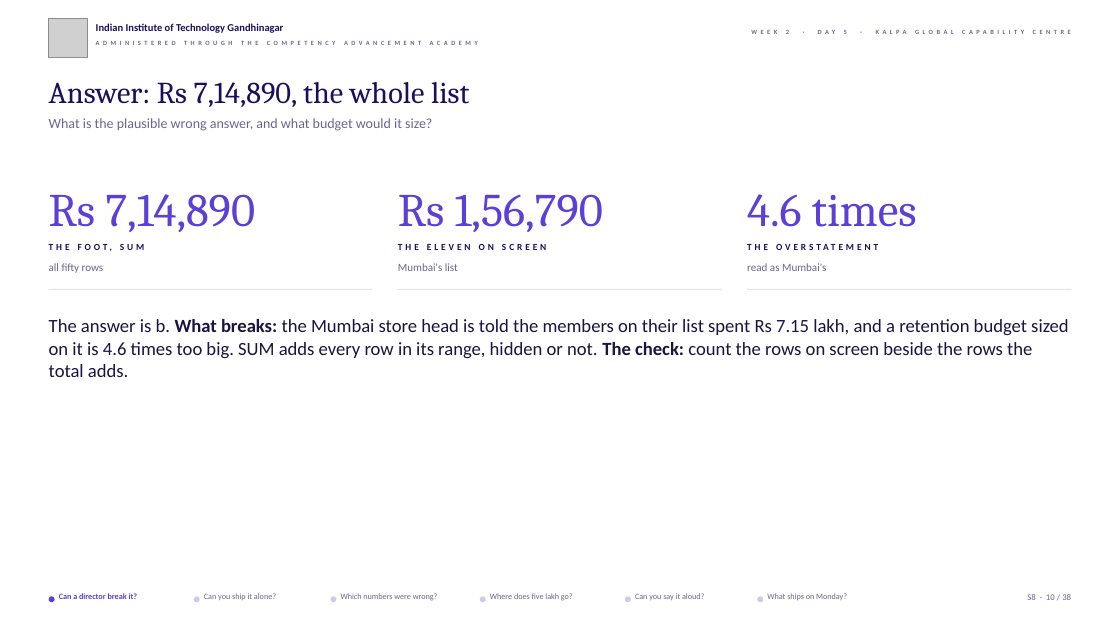
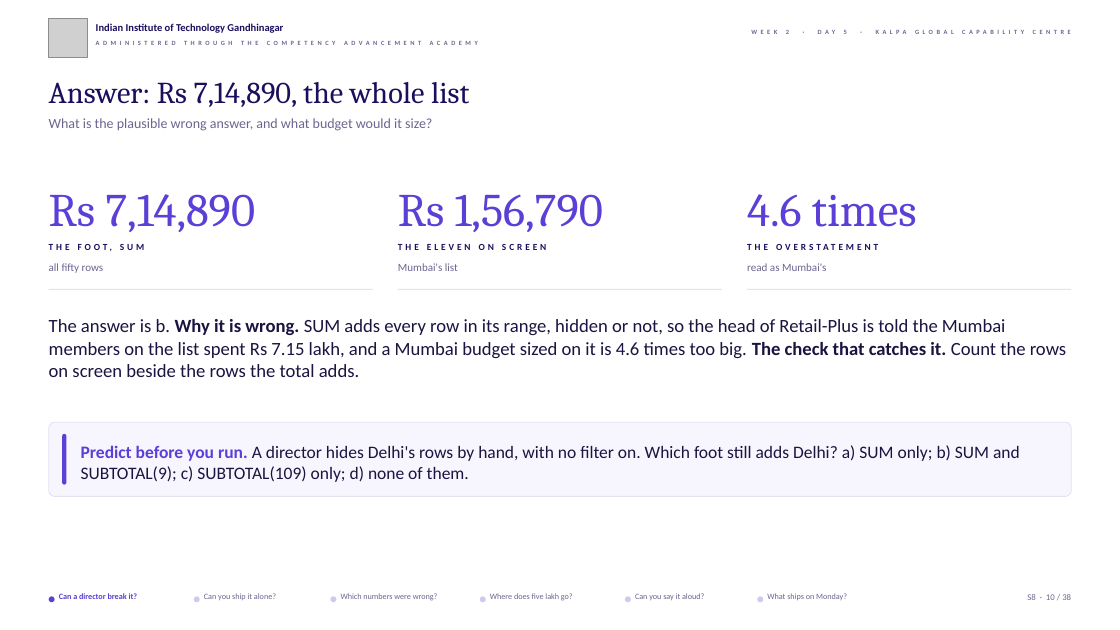
Before and after one commit to fde-academy-lab/c2-content-factory, a slide deck: slide 10 of content/W02/D5/slides/C2_W02_D05_half2_STUDENT.pptx. Drawn at 1120x630 pixels with LibreOffice and Linux fonts; fonts in the diff are those of the drawing; grey boxes stand for pictures; background and template pictures are left out. Boxes give left, top, right and bottom in pixels: in the first picture for what was removed or moved away, otherwise in the second. Text is boxed around its words. In the diff, an @@ line names an element or a change of style, - is before the commit and + after.

```diff
--- a/content/W02/D5/slides/C2_W02_D05_half2_STUDENT.pptx
+++ b/content/W02/D5/slides/C2_W02_D05_half2_STUDENT.pptx
@@ text at box(49, 319, 1066, 377): text changed @@
-The answer is b. What breaks: the Mumbai store head is told the members on their list spent Rs 7.15 lakh, and a retention budget sized on it is 4.6 times too big. SUM adds every row in its range, hidden or not. The check: count the rows on screen beside the rows the total adds.
+The answer is b. Why it is wrong. SUM adds every row in its range, hidden or not, so the head of Retail-Plus is told the Mumbai members on the list spent Rs 7.15 lakh, and a Mumbai budget sized on it is 4.6 times too big. The check that catches it. Count the rows on screen beside the rows the total adds.
@@ rounded rectangle added at box(49, 423, 1071, 497), fill #F7F5FD, outline #E4E1F1 0.75 pt @@
@@ rounded rectangle added at box(62, 434, 66, 485), fill #5B3FD6 @@
@@ text added at box(81, 445, 1020, 482), 15 pt, text #1A1440 @@
+Predict before you run. A director hides Delhi's rows by hand, with no filter on. Which foot still adds Delhi? a) SUM only; b) SUM and SUBTOTAL(9); c) SUBTOTAL(109) only; d) none of them.
```
Also in this commit, not shown: 26 other slides changed, 3 other files.
